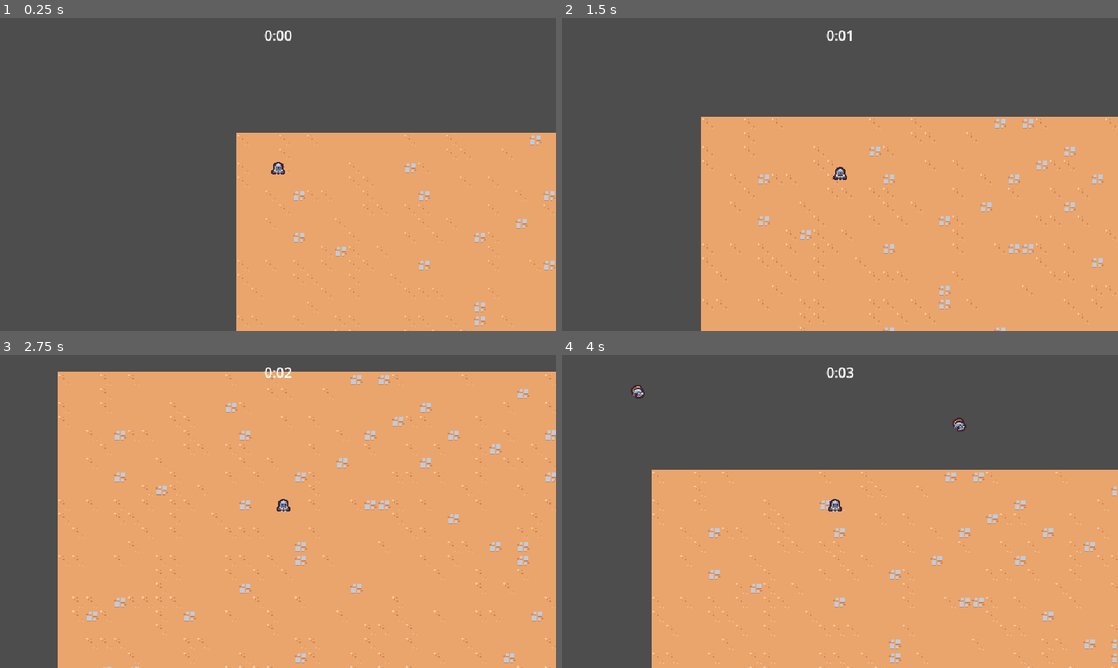
Above: before the commit, frames 1-4 (two rows, left to right).
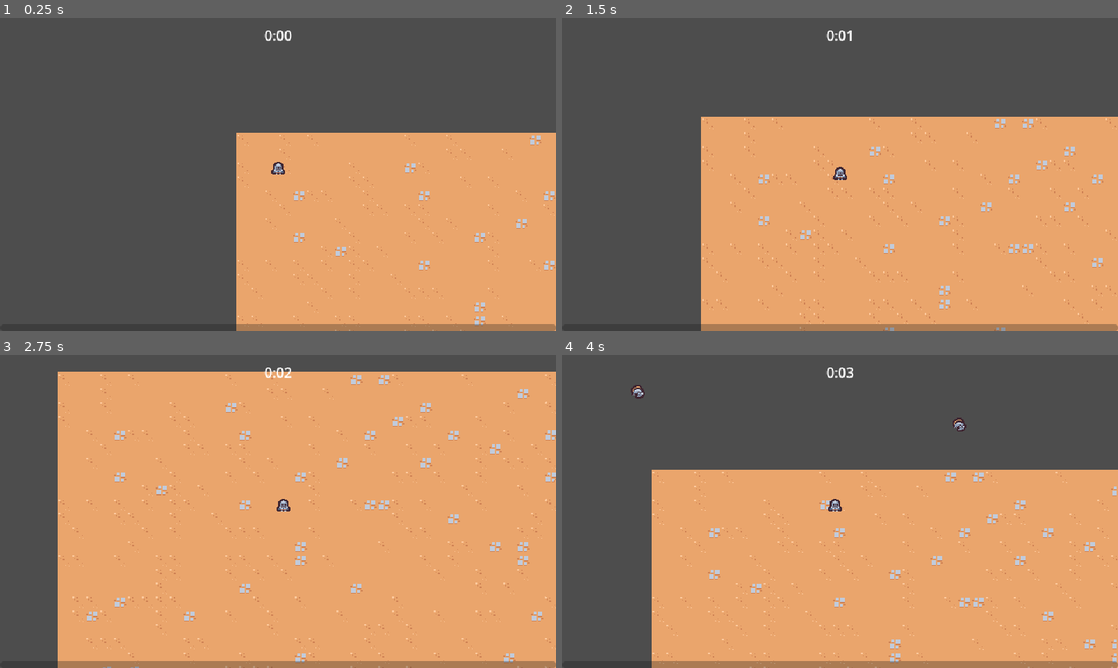
Above: after the commit, the same moments.

Repository: nubels/fictional-telegram
Game: Godot game, scene res://scenes/main/main.tscn
Same seed, same stepped clock (60 frames per second), same inputs: the game is played once before the commit and once after it.
Inputs (mouse positions are in pixels of both pictures, inside the frame that each line leads up to):
- Up to frame 1 (0.25 s): no input
- Up to frame 2 (1.5 s): tap Enter at 0.5 s; move the mouse to (962, 158) at 0.52 s; press the mouse at (962, 158) at 0.53 s; hold D (move_right) 0.53-1.28 s; move the mouse to (728, 190) at 1.27 s; release the mouse at (728, 190) at 1.28 s; hold S (move_down) from 1.28 s (still down); click (728, 190) at 1.35 s
- Up to frame 3 (2.75 s): move the mouse to (333, 442) at 2.02 s; release S (move_down) at 2.03 s; press the mouse at (333, 442) at 2.03 s; hold D (move_right) from 2.03 s (still down)
- Up to frame 4 (4 s): move the mouse to (812, 574) at 2.77 s; release D (move_right) at 2.78 s; release the mouse at (812, 574) at 2.78 s; hold W (move_up) 2.78-3.53 s; click (812, 574) at 2.85 s; move the mouse to (1006, 558) at 3.52 s; press the mouse at (1006, 558) at 3.53 s; hold A (move_left) from 3.53 s (still down)

The runs differ from the first frame. In frame 1, 1.3% of the frame differs, in the area x 42-100%, y 97-100%; in frame 2, 1.7%; in frame 3, 2.0%, in the area x 10-100%, y 97-100%; in frame 4, 1.9%.

Commit message:
add ui for ability upgrades

Diff:
--- a/ExperienceManager.gd
+++ b/ExperienceManager.gd
@@ -1,14 +1,28 @@
 class_name ExperienceManager extends Node
 
 var current_experience = 0
+var current_level = 1
+var target_experience = 5
 
+const TARGET_EXPERIENCE_GROWTH = 5
+
+signal experience_updated(current_experience: float, target_experience: float)
+signal leveled_up(new_level: int)
 
 func _ready() -> void:
 	GameEvents.experience_vial_collected.connect(on_experience_vial_collected)
 
 
 func increment_experience(number: float) -> void:
-	current_experience += number
+	current_experience = min(current_experience + number, target_experience)
+	experience_updated.emit(current_experience, target_experience)
+
+	if current_experience == target_experience:
+		current_level += 1
+		target_experience += TARGET_EXPERIENCE_GROWTH
+		current_experience = 0
+		experience_updated.emit(current_experience, target_experience)
+		leveled_up.emit(current_level)
 
 
 func on_experience_vial_collected(number: float) -> void:
--- a/project.godot
+++ b/project.godot
@@ -53,6 +53,11 @@
 "events": [Object(InputEventKey,"resource_local_to_scene":false,"resource_name":"","device":-1,"window_id":0,"alt_pressed":false,"shift_pressed":false,"ctrl_pressed":false,"meta_pressed":false,"pressed":false,"keycode":0,"physical_keycode":68,"key_label":0,"unicode":100,"echo":false,"script":null)
 ]
 }
+left_click={
+"deadzone": 0.5,
+"events": [Object(InputEventMouseButton,"resource_local_to_scene":false,"resource_name":"","device":-1,"window_id":0,"alt_pressed":false,"shift_pressed":false,"ctrl_pressed":false,"meta_pressed":false,"button_mask":1,"position":Vector2(227.6, 24.6),"global_position":Vector2(232, 69),"factor":1.0,"button_index":1,"canceled":false,"pressed":true,"double_click":false,"script":null)
+]
+}
 
 [layer_names]
 
--- /dev/null
+++ b/ressources/upgrades/ability_upgrade.gd
@@ -0,0 +1,5 @@
+class_name AbilityUpgrade extends Resource
+
+@export var id: String
+@export var name: String
+@export_multiline var description: String
--- /dev/null
+++ b/ressources/upgrades/sword_rate.tres
@@ -0,0 +1,9 @@
+[gd_resource type="Resource" script_class="AbilityUpgrade" load_steps=2 format=3 uid="uid://cxmy5w8dilrgh"]
+
+[ext_resource type="Script" path="res://ressources/upgrades/ability_upgrade.gd" id="1_yd2i8"]
+
+[resource]
+script = ExtResource("1_yd2i8")
+id = "sword_rate"
+name = "Sword Quickness"
+description = "Increases sword rate."
--- a/scenes/abilities/game_objects/experience_vial/experience_vial.tscn
+++ b/scenes/abilities/game_objects/experience_vial/experience_vial.tscn
@@ -4,7 +4,7 @@
 [ext_resource type="Texture2D" uid="uid://btqq7u247cdbc" path="res://scenes/abilities/game_objects/experience_vial/experience_vial.png" id="2_4cmki"]
 
 [sub_resource type="CircleShape2D" id="CircleShape2D_0pg4s"]
-radius = 13.0
+radius = 11.0
 
 [node name="ExperienceVial" type="Node2D"]
 script = ExtResource("1_nk6jd")
--- a/scenes/abilities/game_objects/player/player.tscn
+++ b/scenes/abilities/game_objects/player/player.tscn
@@ -5,7 +5,7 @@
 [ext_resource type="Texture2D" uid="uid://csek8mruetvtq" path="res://scenes/abilities/game_objects/player/player.png" id="3_novm1"]
 
 [sub_resource type="CircleShape2D" id="CircleShape2D_t7une"]
-radius = 32.0
+radius = 26.0192
 
 [sub_resource type="CircleShape2D" id="CircleShape2D_ltx3s"]
 radius = 5.0
--- a/scenes/main/main.tscn
+++ b/scenes/main/main.tscn
@@ -1,12 +1,15 @@
-[gd_scene load_steps=10 format=3 uid="uid://8ngwqlp7l0ty"]
+[gd_scene load_steps=13 format=3 uid="uid://8ngwqlp7l0ty"]
 
 [ext_resource type="PackedScene" uid="uid://bfyka47cvsljg" path="res://scenes/ui/arena_time_ui.tscn" id="1_5uedn"]
 [ext_resource type="PackedScene" uid="uid://by4eyhut4xpje" path="res://scenes/abilities/game_objects/player/player.tscn" id="1_bpxac"]
 [ext_resource type="PackedScene" uid="uid://l3mjjppkgmam" path="res://scenes/manager/enemy_manager.tscn" id="1_ej8mo"]
 [ext_resource type="Texture2D" uid="uid://caqqyik1rm2ye" path="res://assets/environment/tilemap_packed.png" id="1_gf51w"]
+[ext_resource type="PackedScene" uid="uid://dmlblp6c6225a" path="res://scenes/ui/experience_bar.tscn" id="2_teiuo"]
 [ext_resource type="PackedScene" uid="uid://m63chrv550jt" path="res://scenes/manager/arena_time_manager.tscn" id="2_v5vka"]
 [ext_resource type="PackedScene" uid="uid://bsfci2l28on3c" path="res://scenes/abilities/game_objects/game_camera/game_camera.tscn" id="3_dndh3"]
 [ext_resource type="PackedScene" uid="uid://dmkjcd00nwolc" path="res://scenes/manager/experience_manager.tscn" id="7_k47n4"]
+[ext_resource type="PackedScene" uid="uid://gg860rwgeoj2" path="res://scenes/ui/upgrade_screen.tscn" id="7_wo4mo"]
+[ext_resource type="PackedScene" uid="uid://7c62317xei0n" path="res://scenes/manager/upgrade_manager.tscn" id="9_rovpv"]
 
 [sub_resource type="TileSetAtlasSource" id="TileSetAtlasSource_ykwqx"]
 texture = ExtResource("1_gf51w")
@@ -186,11 +189,18 @@
 [node name="ArenaTimeUI" parent="." node_paths=PackedStringArray("area_time_manager") instance=ExtResource("1_5uedn")]
 area_time_manager = NodePath("../ArenaTimeManager")
 
+[node name="ExperienceBar" parent="." node_paths=PackedStringArray("experience_manager") instance=ExtResource("2_teiuo")]
+experience_manager = NodePath("../ExperienceManager")
+
 [node name="ArenaTimeManager" parent="." instance=ExtResource("2_v5vka")]
 
 [node name="EnemyManager" parent="." instance=ExtResource("1_ej8mo")]
 
 [node name="ExperienceManager" parent="." instance=ExtResource("7_k47n4")]
+
+[node name="UpgradeManager" parent="." node_paths=PackedStringArray("experience_manager") instance=ExtResource("9_rovpv")]
+experience_manager = NodePath("../ExperienceManager")
+upgrade_sceen_scene = ExtResource("7_wo4mo")
 
 [node name="GameCamera" parent="." instance=ExtResource("3_dndh3")]
 
--- /dev/null
+++ b/scenes/manager/upgrade_manager.gd
@@ -0,0 +1,41 @@
+class_name UpgradeManager extends Node
+
+@export var upgrade_pool: Array[AbilityUpgrade]
+@export var experience_manager: ExperienceManager
+@export var upgrade_sceen_scene: PackedScene
+
+var current_upgrades = {}
+
+
+func _ready() -> void:
+	experience_manager.leveled_up.connect(on_level_up)
+
+
+func on_level_up(current_level: int) -> void:
+	var chosen_upgrade = upgrade_pool.pick_random() as AbilityUpgrade
+
+	if not chosen_upgrade: return
+
+	var upgrade_sceen_instance = upgrade_sceen_scene.instantiate() as UpgradeScreen
+	add_child(upgrade_sceen_instance)
+	upgrade_sceen_instance.set_ability_upgrades([chosen_upgrade])
+	upgrade_sceen_instance.upgrade_selected.connect(on_upgrade_selected)
+
+
+func apply_upgrade(chosen_upgrade: AbilityUpgrade) -> void:
+
+	var has_upgrade = current_upgrades.has(chosen_upgrade.id)
+
+	if not has_upgrade:
+		current_upgrades[chosen_upgrade.id] = {
+			ressource = chosen_upgrade,
+			quantity = 1
+		}
+	else:
+		current_upgrades[chosen_upgrade.id].quantity += 1
+
+	print(current_upgrades)
+
+
+func on_upgrade_selected(upgrade: AbilityUpgrade) -> void:
+	apply_upgrade(upgrade)
--- /dev/null
+++ b/scenes/manager/upgrade_manager.tscn
@@ -0,0 +1,8 @@
+[gd_scene load_steps=3 format=3 uid="uid://7c62317xei0n"]
+
+[ext_resource type="Script" path="res://scenes/manager/upgrade_manager.gd" id="1_4852f"]
+[ext_resource type="Resource" uid="uid://cxmy5w8dilrgh" path="res://ressources/upgrades/sword_rate.tres" id="2_6ouoy"]
+
+[node name="UpgradeManager" type="Node"]
+script = ExtResource("1_4852f")
+upgrade_pool = Array[Resource("res://ressources/upgrades/ability_upgrade.gd")]([ExtResource("2_6ouoy")])
--- /dev/null
+++ b/scenes/ui/ability_upgrade_card.gd
@@ -0,0 +1,22 @@
+class_name AbilityUpgradeCard extends PanelContainer
+
+
+@onready var name_label: Label = %NameLabel
+@onready var description_label: Label = %DescriptionLabel
+
+
+signal selected
+
+
+func _ready() -> void:
+	gui_input.connect(on_gui_input)
+
+
+func set_ability_upgrade(upgrade: AbilityUpgrade) -> void:
+	name_label.text = upgrade.name
+	description_label.text = upgrade.description
+
+
+func on_gui_input(event: InputEvent) -> void:
+	if event.is_action_pressed("left_click"):
+		selected.emit()
--- /dev/null
+++ b/scenes/ui/ability_upgrade_card.tscn
@@ -0,0 +1,22 @@
+[gd_scene load_steps=2 format=3 uid="uid://cwrfcn5cyaio2"]
+
+[ext_resource type="Script" path="res://scenes/ui/ability_upgrade_card.gd" id="1_sod5o"]
+
+[node name="AbilityUpgradeCard" type="PanelContainer"]
+custom_minimum_size = Vector2(120, 150)
+script = ExtResource("1_sod5o")
+
+[node name="VBoxContainer" type="VBoxContainer" parent="."]
+layout_mode = 2
+
+[node name="NameLabel" type="Label" parent="VBoxContainer"]
+unique_name_in_owner = true
+layout_mode = 2
+text = "Test name"
+autowrap_mode = 2
+
+[node name="DescriptionLabel" type="Label" parent="VBoxContainer"]
+unique_name_in_owner = true
+layout_mode = 2
+text = "Description"
+autowrap_mode = 2
--- /dev/null
+++ b/scenes/ui/experience_bar.gd
@@ -0,0 +1,16 @@
+class_name ExperienceBar extends CanvasLayer
+
+@export var experience_manager: ExperienceManager
+
+@onready var progress_bar: ProgressBar = %ProgressBar
+
+func _ready() -> void:
+	experience_manager.experience_updated.connect(on_experience_updated)
+
+
+func on_experience_updated(current_experience: float, target_experience: float) -> void:
+	if target_experience == 0: return
+
+	var percent = current_experience / target_experience
+
+	progress_bar.value = percent
--- /dev/null
+++ b/scenes/ui/experience_bar.tscn
@@ -0,0 +1,24 @@
+[gd_scene load_steps=2 format=3 uid="uid://dmlblp6c6225a"]
+
+[ext_resource type="Script" path="res://scenes/ui/experience_bar.gd" id="1_thkvu"]
+
+[node name="ExperienceBar" type="CanvasLayer"]
+script = ExtResource("1_thkvu")
+
+[node name="MarginContainer" type="MarginContainer" parent="."]
+custom_minimum_size = Vector2(0, 8)
+anchors_preset = 15
+anchor_right = 1.0
+anchor_bottom = 1.0
+grow_horizontal = 2
+grow_vertical = 2
+mouse_filter = 2
+
+[node name="ProgressBar" type="ProgressBar" parent="MarginContainer"]
+unique_name_in_owner = true
+custom_minimum_size = Vector2(0, 8)
+layout_mode = 2
+size_flags_vertical = 8
+mouse_filter = 2
+max_value = 1.0
+show_percentage = false
--- /dev/null
+++ b/scenes/ui/upgrade_screen.gd
@@ -0,0 +1,25 @@
+class_name UpgradeScreen extends CanvasLayer
+
+
+@export var upgrade_card_scene: PackedScene
+@onready var card_container: HBoxContainer = %CardContainer
+
+signal upgrade_selected(upgrade: AbilityUpgrade)
+
+
+func _ready() -> void:
+	get_tree().paused = true
+
+
+func set_ability_upgrades(upgrades: Array[AbilityUpgrade]) -> void:
+	for upgrade in upgrades:
+		var card_instance = upgrade_card_scene.instantiate() as AbilityUpgradeCard
+		card_container.add_child(card_instance)
+		card_instance.set_ability_upgrade(upgrade)
+		card_instance.selected.connect(on_upgrade_selected.bind(upgrade))
+
+
+func on_upgrade_selected(upgrade: AbilityUpgrade) -> void:
+	upgrade_selected.emit(upgrade)
+	get_tree().paused = false
+	queue_free()
--- /dev/null
+++ b/scenes/ui/upgrade_screen.tscn
@@ -0,0 +1,22 @@
+[gd_scene load_steps=3 format=3 uid="uid://gg860rwgeoj2"]
+
+[ext_resource type="Script" path="res://scenes/ui/upgrade_screen.gd" id="1_0hnwh"]
+[ext_resource type="PackedScene" uid="uid://cwrfcn5cyaio2" path="res://scenes/ui/ability_upgrade_card.tscn" id="1_oxuj2"]
+
+[node name="UpgradeScreen" type="CanvasLayer"]
+process_mode = 3
+script = ExtResource("1_0hnwh")
+upgrade_card_scene = ExtResource("1_oxuj2")
+
+[node name="MarginContainer" type="MarginContainer" parent="."]
+anchors_preset = 15
+anchor_right = 1.0
+anchor_bottom = 1.0
+grow_horizontal = 2
+grow_vertical = 2
+
+[node name="CardContainer" type="HBoxContainer" parent="MarginContainer"]
+unique_name_in_owner = true
+layout_mode = 2
+size_flags_horizontal = 4
+size_flags_vertical = 4
